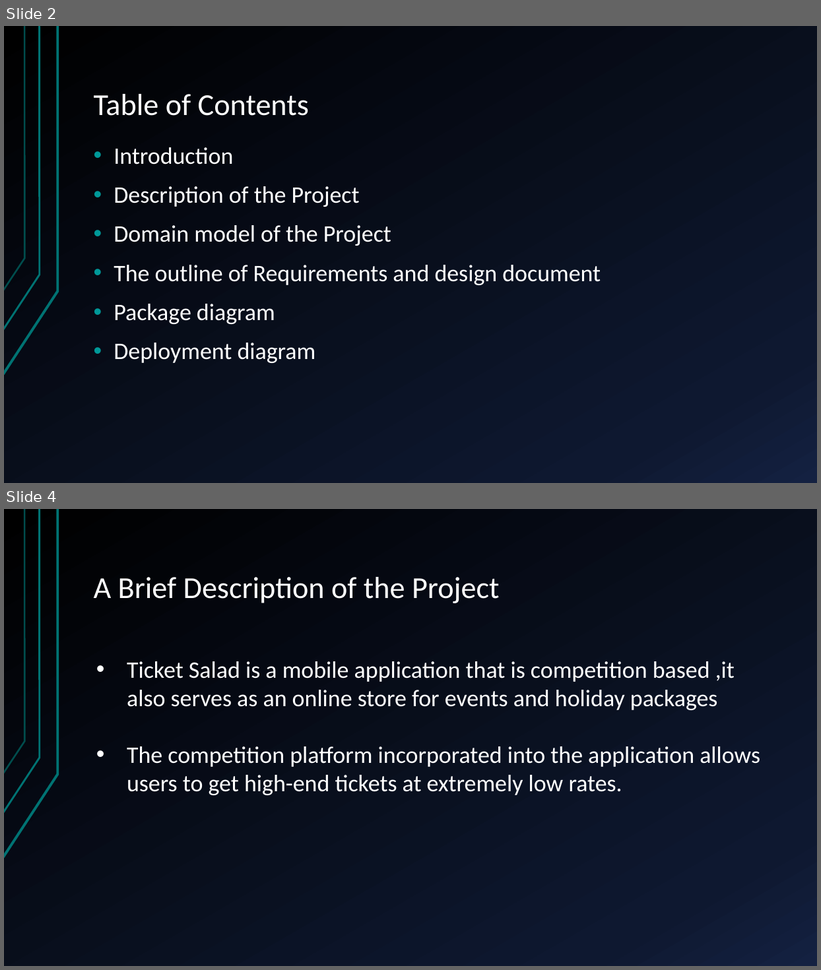
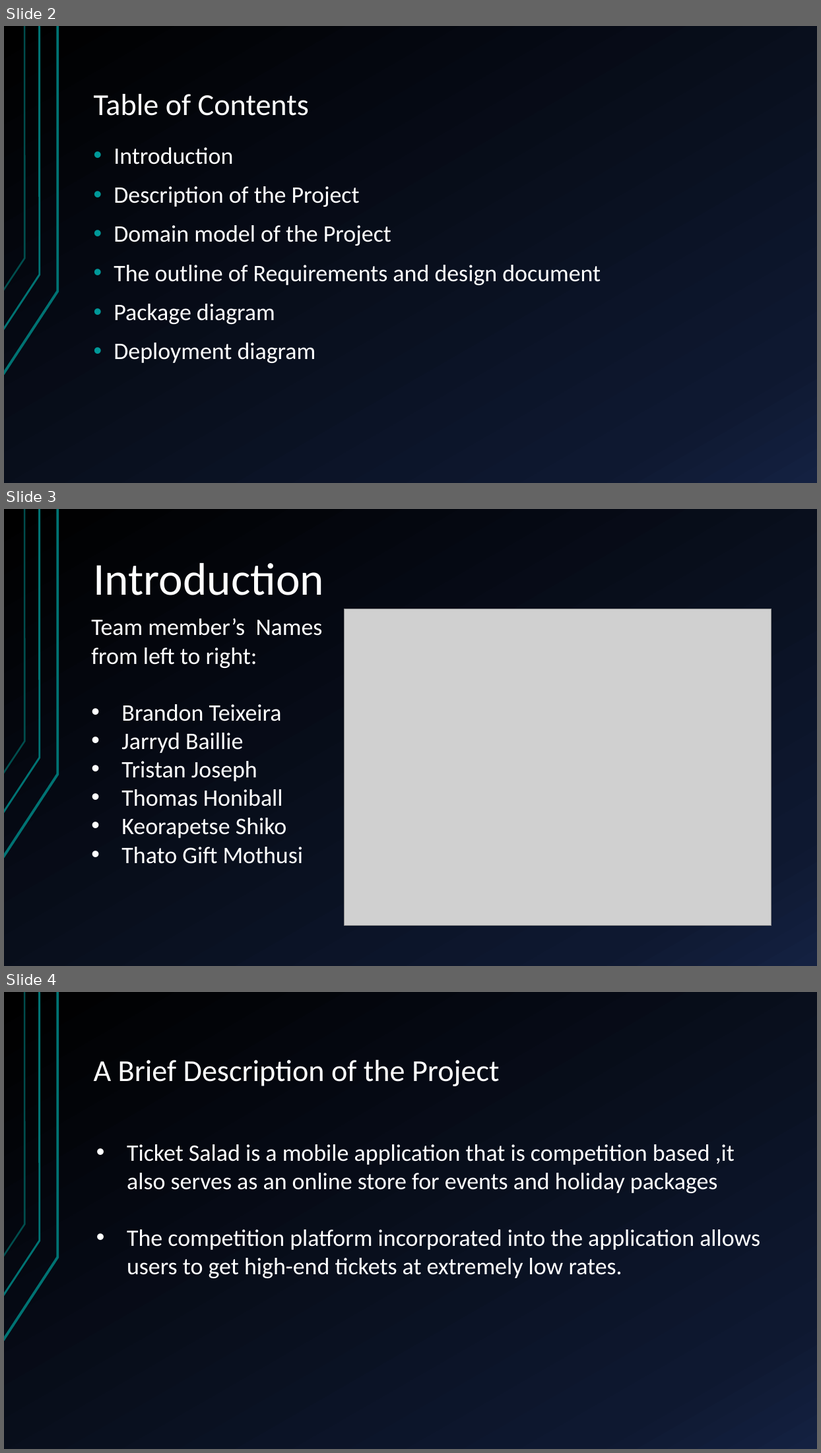
Before and after one commit to tdsa/ticketsalad, a slide deck: Slideshow/Team Hackermen.pptx. Shown one above the other, each under a label of ours: slides 2 and 4 before the commit, slides 2, 3 and 4 after it; the slides between them are not shown. The pictures are 821x970 and 821x1453 pixels, drawn with LibreOffice and Linux fonts; fonts in the diff are those of the drawing; grey boxes stand for pictures. Boxes give left, top, right and bottom in pixels: in the first picture for what was removed or moved away, otherwise in the second. Text is boxed around its words. In the diff, an @@ line names an element or a change of style, - is before the commit and + after.

```diff
--- a/Slideshow/Team Hackermen.pptx
+++ b/Slideshow/Team Hackermen.pptx
@@ slide 3 added at (4,509,817,966), background gradient #000000 to #0F1931 to #142242; not listed: 3 template elements that a slide beside it also shows @@
@@ title added at (94,563,325,595), 54 pt, text #FFFFFF @@
+Introduction
@@ text added at (91,618,323,864), 28 pt, text #FFFFFF @@
+Team member’s Names from left to right:
+• Brandon Teixeira
+• Jarryd Baillie
+• Tristan Joseph
+• Thomas Honiball
+• Keorapetse Shiko
+• Thato Gift Mothusi
@@ picture added at (345,609,772,926) @@
```
Also in this commit, not shown: 4 slides changed, 1 other slide added, 4 slides removed.
